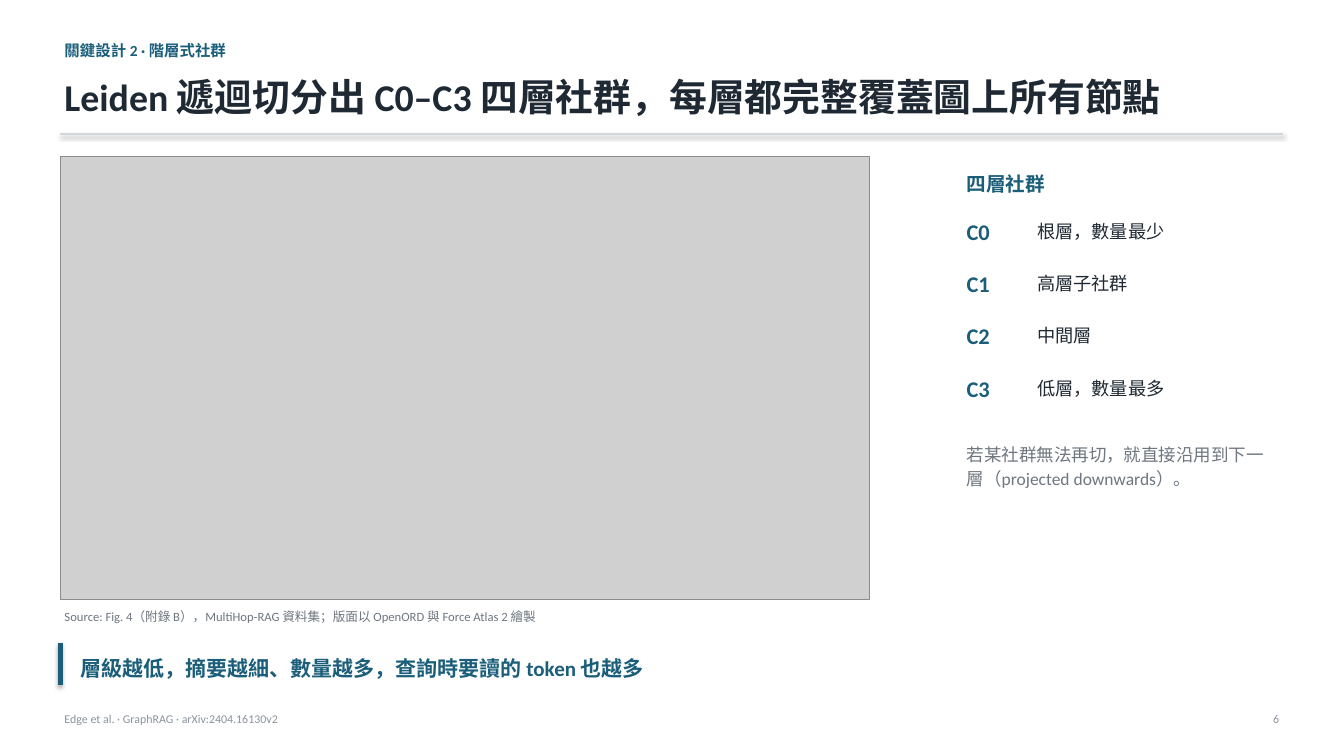
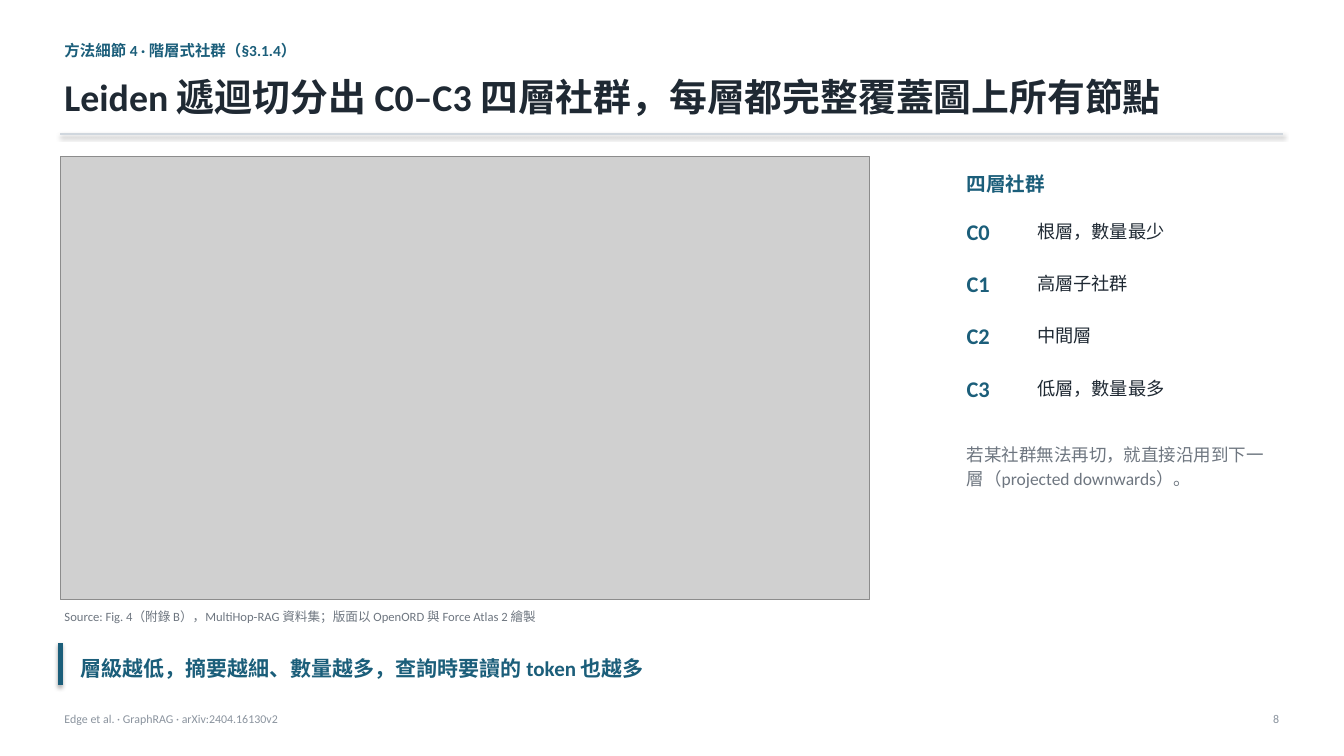
Before and after one commit to Moris-Zhan/CV-RAG-LLM-Papers, a slide deck: slide 8 of RAG/2024_GraphRAG/slides_zh-TW.pptx (slide 6 before the commit). Drawn at 1344x756 pixels with LibreOffice and Linux fonts; fonts in the diff are those of the drawing; grey boxes stand for pictures. Boxes give left, top, right and bottom in pixels: in the first picture for what was removed or moved away, otherwise in the second. Text is boxed around its words. In the diff, an @@ line names an element or a change of style, - is before the commit and + after.

```diff
--- a/RAG/2024_GraphRAG/slides_zh-TW.pptx
+++ b/RAG/2024_GraphRAG/slides_zh-TW.pptx
@@ text at [64,43,297,58]: text changed @@
-關鍵設計 2 · 階層式社群
+方法細節 4 · 階層式社群（§3.1.4）
```
Also in this commit, not shown: 8 other slides changed, 7 slides added, 1 slide removed, 3 other files.
